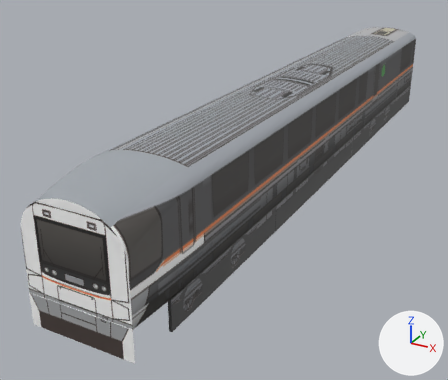
One commit to the glTF model mini-japanrail-3d/models/jr-tokai-383/car1.glb: the scene before it, then after it.
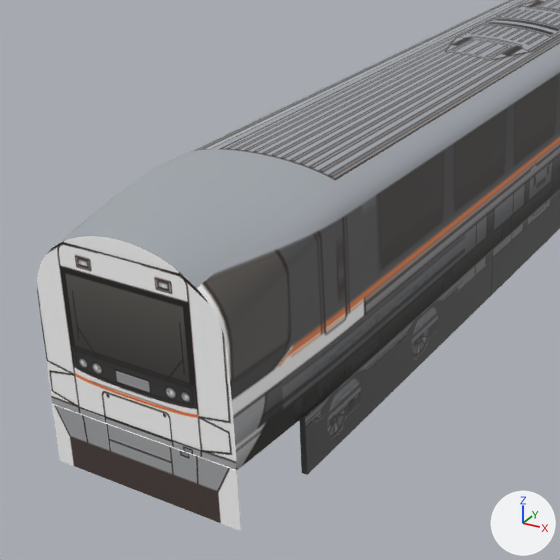
Old and new are each drawn whole from a 50 mm camera at (7.67, -7.84, 8.1) aimed at (-1.61, 9.04, -0.34) and again close up on the part from 0% to 70% of the width and 17% to 100% of the height. The axes (+X, +Y, +Z) are drawn at lower right. The lights are the same throughout. The first two pictures are the older version. Vertices at exactly the same position are counted once.

Objects in the first close-up: 'jr-tokai-383-car1'.
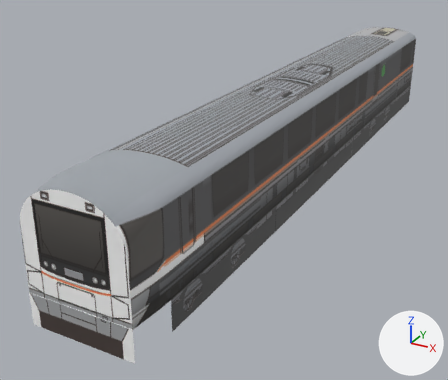
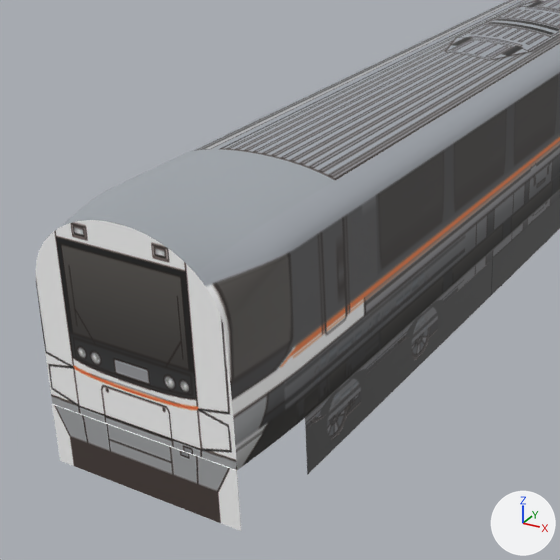
Changed parts and their boxes (x1, y1, x2, y2) in the close-ups (560 x 560 px; the box of a moved part takes in the faces that stretch with it):
'jr-tokai-383-car1', reshaped, surface changed: before (37, 0, 560, 531); after (36, 0, 560, 531)
part 1 of me_jr_tokai_383_car1, moved or reshaped: before (37, 181, 328, 470); after (36, 177, 328, 470)
part 2 of me_jr_tokai_383_car1, moved or reshaped: before (41, 215, 305, 399); after (39, 192, 306, 394)
part 3 of me_jr_tokai_383_car1, surface changed: before (37, 217, 336, 475); after (36, 219, 336, 467)

What the commit changed:
me_jr_tokai_383_car1 has 5573 vertices, 11126 faces and spans x -1.4..1.4, y 0.0..21.9, z 0.0..3.4.
me_jr_tokai_383_car1 is used by ob_jr_tokai_383_car1; location (0.0, 0.0, 0.0).
me_jr_tokai_383_car1 part 1: 193 of the vertices in x -1.4..1.4, y 0.0..1.7, z 1.4..3.3 are moved by (0.0, 0.0, 0.1).
me_jr_tokai_383_car1 part 2: 141 of the vertices in x -1.4..1.4, y 0.0..1.3, z 2.0..3.3 are moved by (0.0, 0.0, 0.2).
me_jr_tokai_383_car1 part 3: texture (UV) coordinates of 675 of 11126 faces, centred in x -1.4..1.4, y 0.0..21.9, z 0.0..3.2, changed; they spanned u 0.0..1.0, v 0.2..1.0 and now span u 0.0..1.0, v 0.21..0.94.
